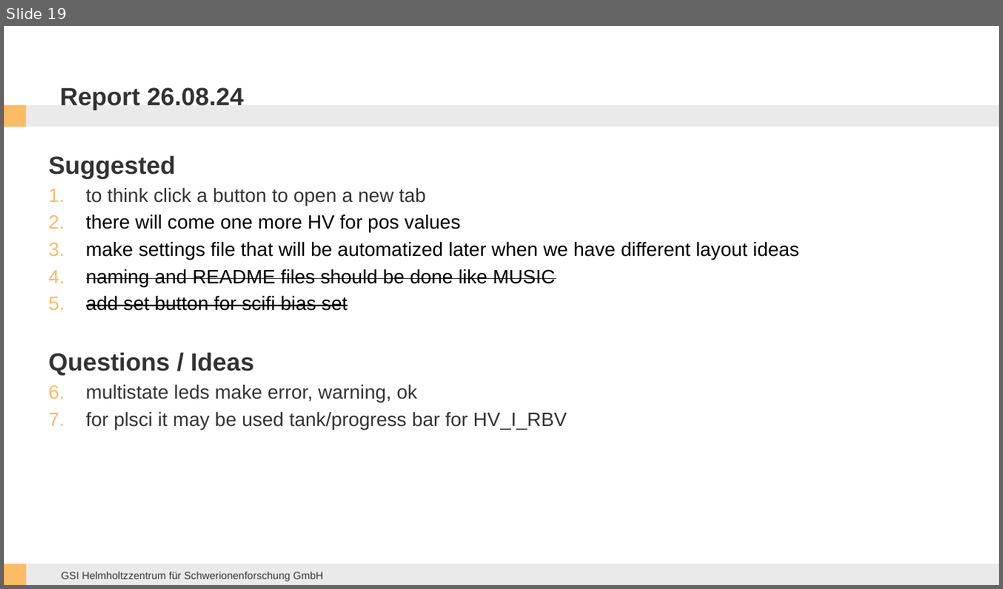
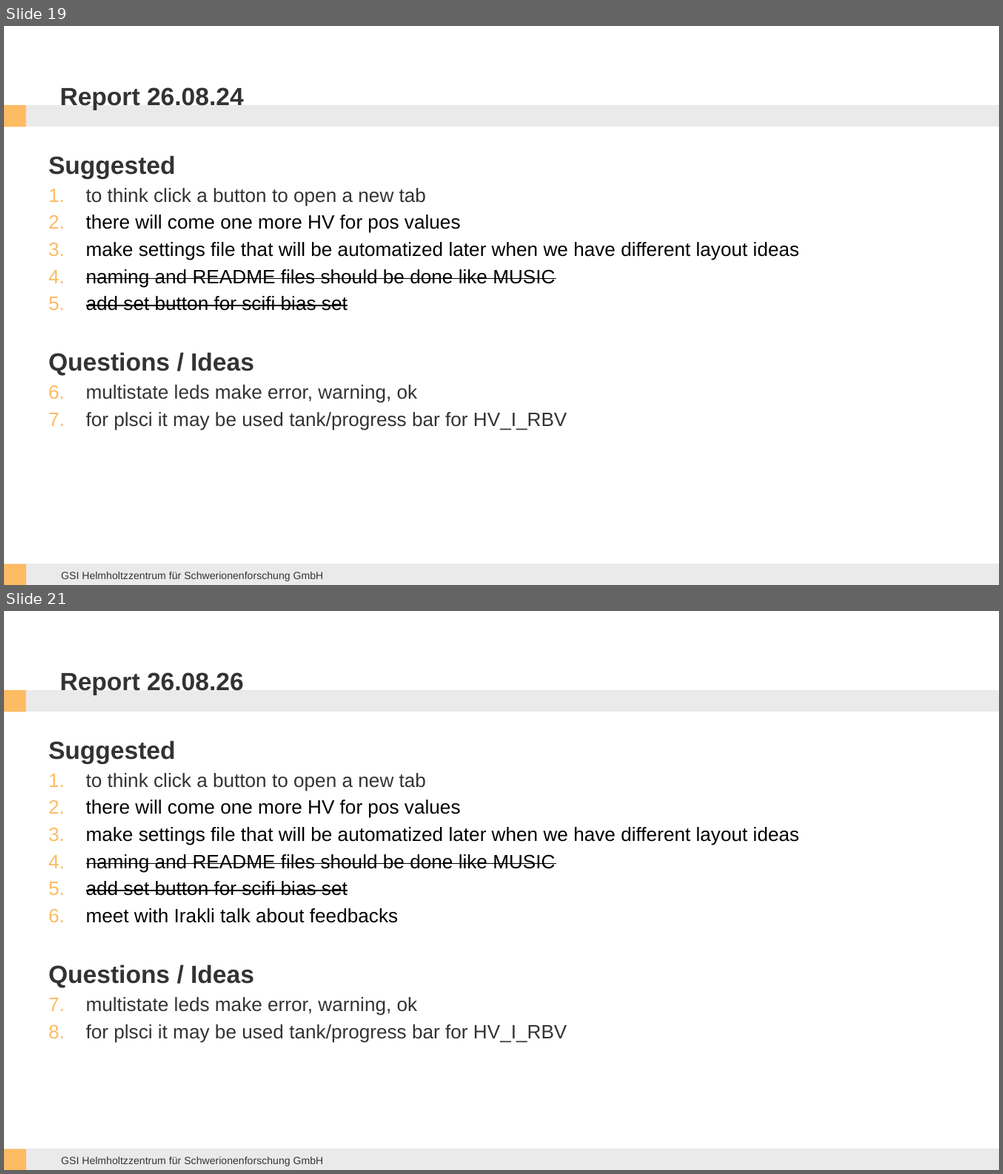
Before and after one commit to ikeshel/sfrs-dcs-epics, a slide deck: CSS_examples/Documentation && Report/CSS works.pptx. Shown one above the other, each under a label of ours: slide 19 before the commit, slides 19 and 21 after it; the slides between them are not shown. The pictures are 1003x589 and 1003x1174 pixels, drawn with LibreOffice and Linux fonts; fonts in the diff are those of the drawing; background and template pictures are left out. Boxes give left, top, right and bottom in pixels: in the first picture for what was removed or moved away, otherwise in the second. Text is boxed around its words. In the diff, an @@ line names an element or a change of style, - is before the commit and + after.

```diff
--- a/CSS_examples/Documentation && Report/CSS works.pptx
+++ b/CSS_examples/Documentation && Report/CSS works.pptx
@@ slide 21 added at (4, 611, 999, 1170), background #FFFFFF; not listed: 5 template elements that a slide beside it also shows @@
@@ title added at (60, 672, 244, 695), 18 pt, text #333333, bold @@
+Report 26.08.26
@@ text added at (48, 741, 800, 1043), 14 pt, text #000000 @@
+Suggested
+1. to think click a button to open a new tab
+2. there will come one more HV for pos values
+3. make settings file that will be automatized later when we have different layout ideas
+4. naming and README files should be done like MUSIC
+5. add set button for scifi bias set
+6. meet with Irakli talk about feedbacks
+Questions / Ideas
+1. multistate leds make error, warning, ok
+2. for plsci it may be used tank/progress bar for HV_I_RBV
```
Also in this commit, not shown: 1 other slide added, 11 other files.
